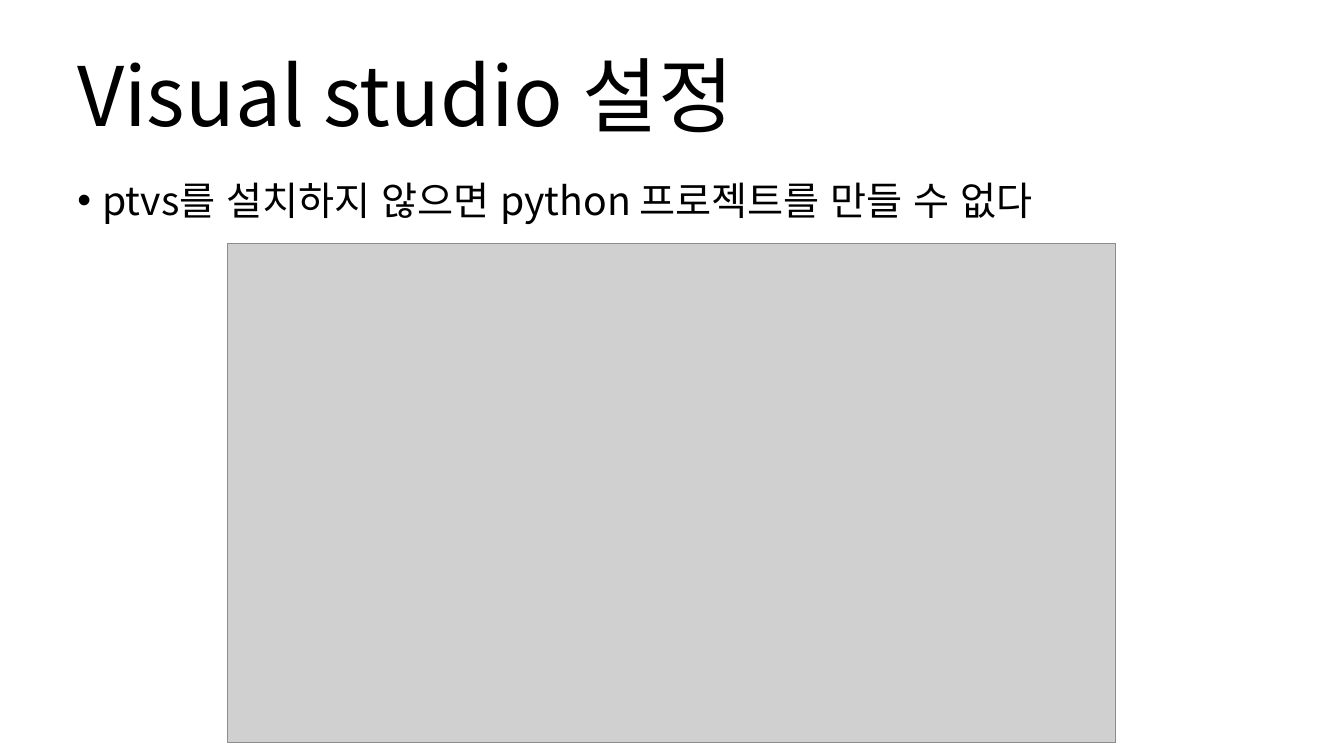
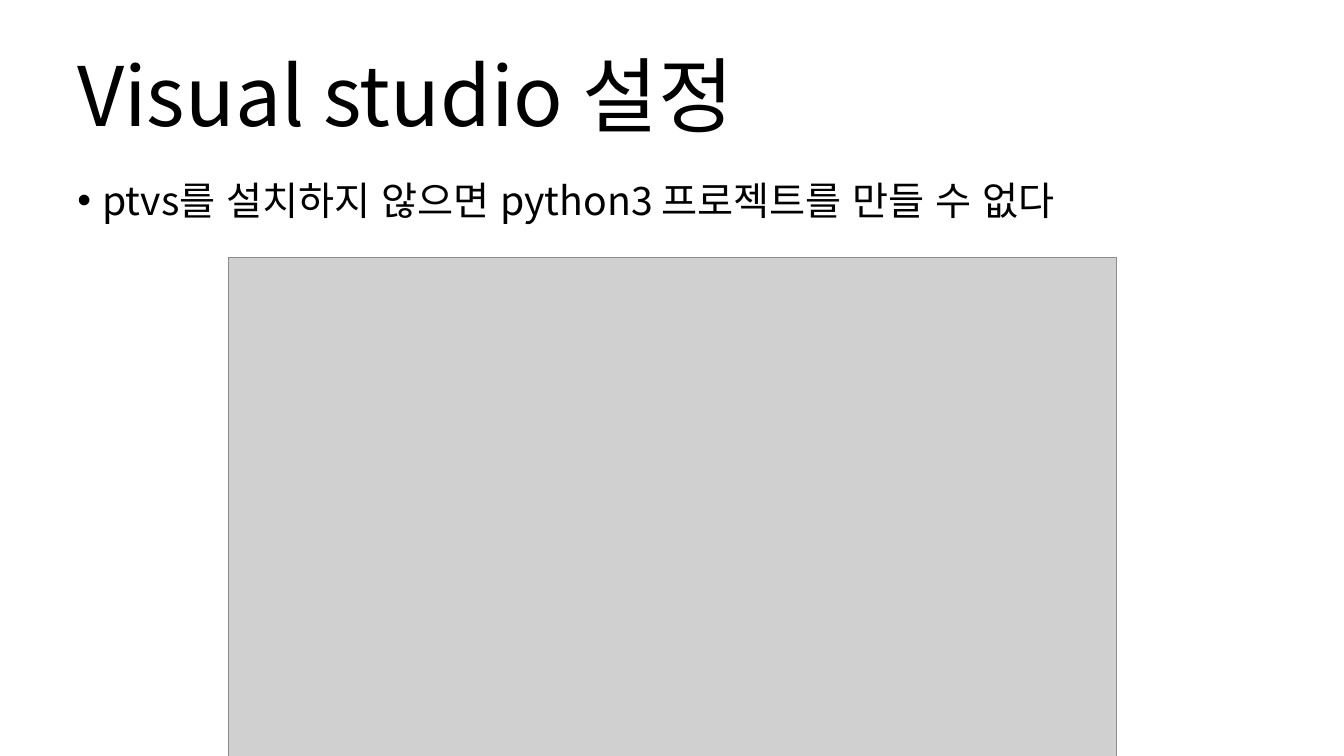
Before and after one commit to Wonyoungha/test, a slide deck: slide 6 of visual_studio2013_tensorflow/설치 방법.pptx. Drawn at 1344x756 pixels with LibreOffice and Linux fonts; fonts in the diff are those of the drawing; grey boxes stand for pictures. Boxes give left, top, right and bottom in pixels: in the first picture for what was removed or moved away, otherwise in the second. Text is boxed around its words. In the diff, an @@ line names an element or a change of style, - is before the commit and + after.

```diff
--- a/visual_studio2013_tensorflow/설치 방법.pptx
+++ b/visual_studio2013_tensorflow/설치 방법.pptx
@@ text at (x1=102, y1=182, x2=1054, y2=224): text changed @@
-• ptvs를 설치하지 않으면 python 프로젝트를 만들 수 없다
+• ptvs를 설치하지 않으면 python3 프로젝트를 만들 수 없다
@@ picture moved from (x1=228, y1=243, x2=1116, y2=742) to (x1=229, y1=257, x2=1117, y2=756) @@
```
Also in this commit, not shown: 1 other slide changed.
